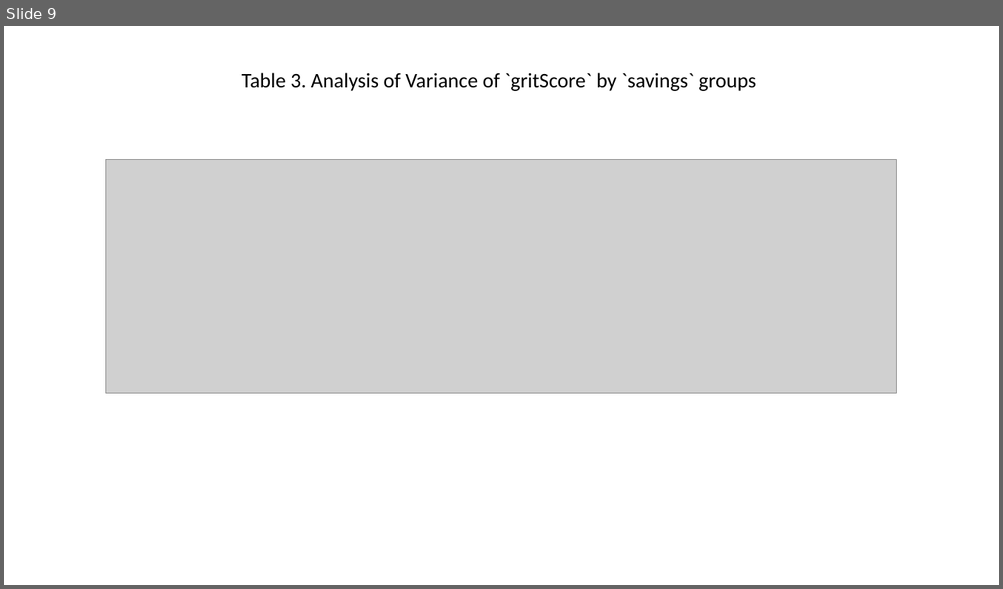
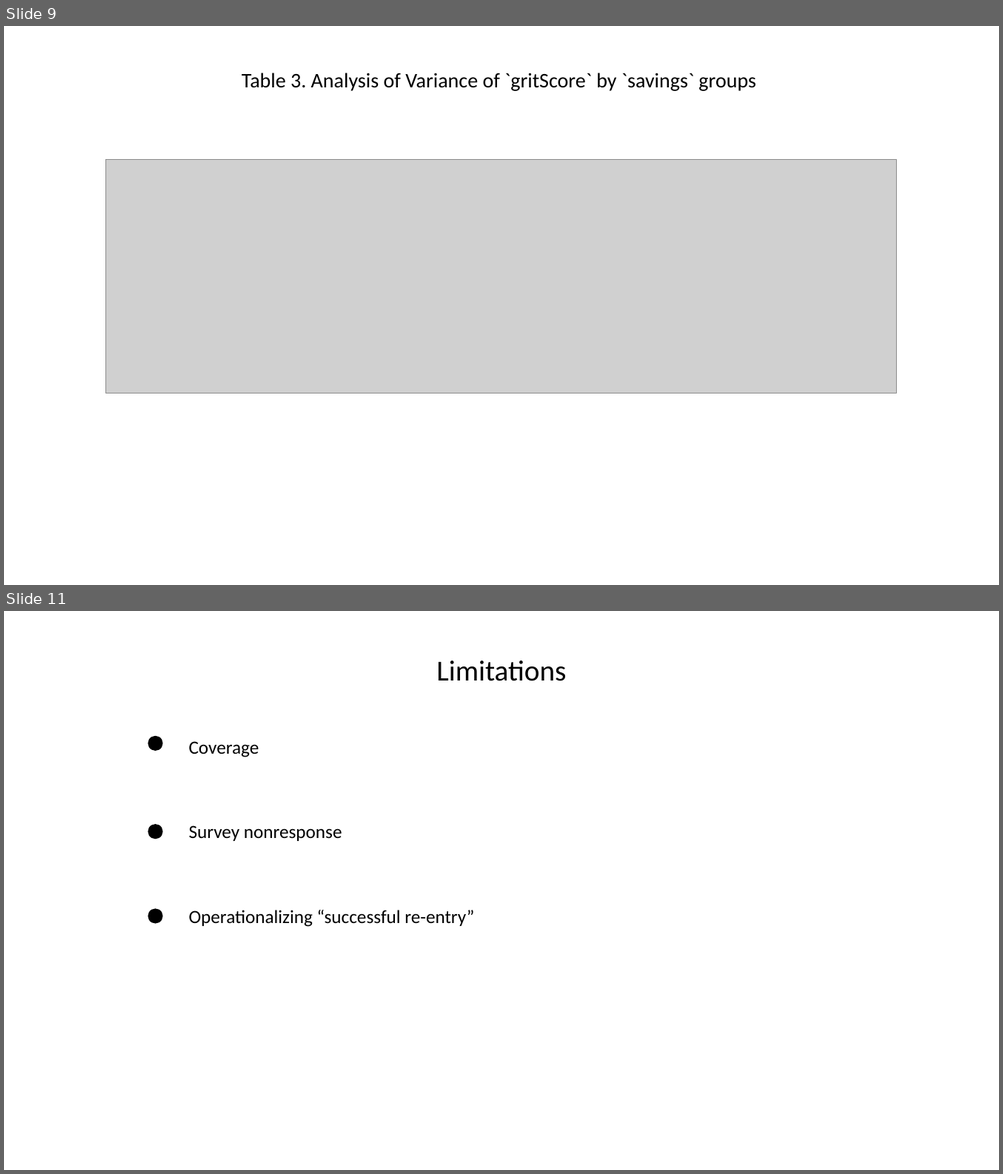
Before and after one commit to SLU-Courses-Townes/SOC5800, a slide deck: Presentation/SOC5800_2019_Fall_Presentation.pptx. Shown one above the other, each under a label of ours: slide 9 before the commit, slides 9 and 11 after it; the slides between them are not shown. The pictures are 1003x589 and 1003x1174 pixels, drawn with LibreOffice and Linux fonts; fonts in the diff are those of the drawing; grey boxes stand for pictures. Boxes give left, top, right and bottom in pixels: in the first picture for what was removed or moved away, otherwise in the second. Text is boxed around its words. In the diff, an @@ line names an element or a change of style, - is before the commit and + after.

```diff
--- a/Presentation/SOC5800_2019_Fall_Presentation.pptx
+++ b/Presentation/SOC5800_2019_Fall_Presentation.pptx
@@ slide 11 added at bbox=[4, 611, 999, 1170], background #FFFFFF @@
@@ text added at bbox=[436, 661, 566, 681], 28 pt, text #000000 @@
+Limitations
@@ ellipse added at bbox=[148, 735, 163, 751], fill #000000 @@
@@ text added at bbox=[189, 741, 259, 758], 18 pt, text #000000 @@
+Coverage
@@ ellipse added at bbox=[148, 824, 163, 840], fill #000000 @@
@@ text added at bbox=[189, 826, 342, 841], 18 pt, text #000000 @@
+Survey nonresponse
@@ ellipse added at bbox=[148, 908, 163, 923], fill #000000 @@
@@ text added at bbox=[189, 910, 474, 927], 18 pt, text #000000 @@
+Operationalizing “successful re-entry”
```
Also in this commit, not shown: 2 slides changed, 1 other slide added, 1 other file.
